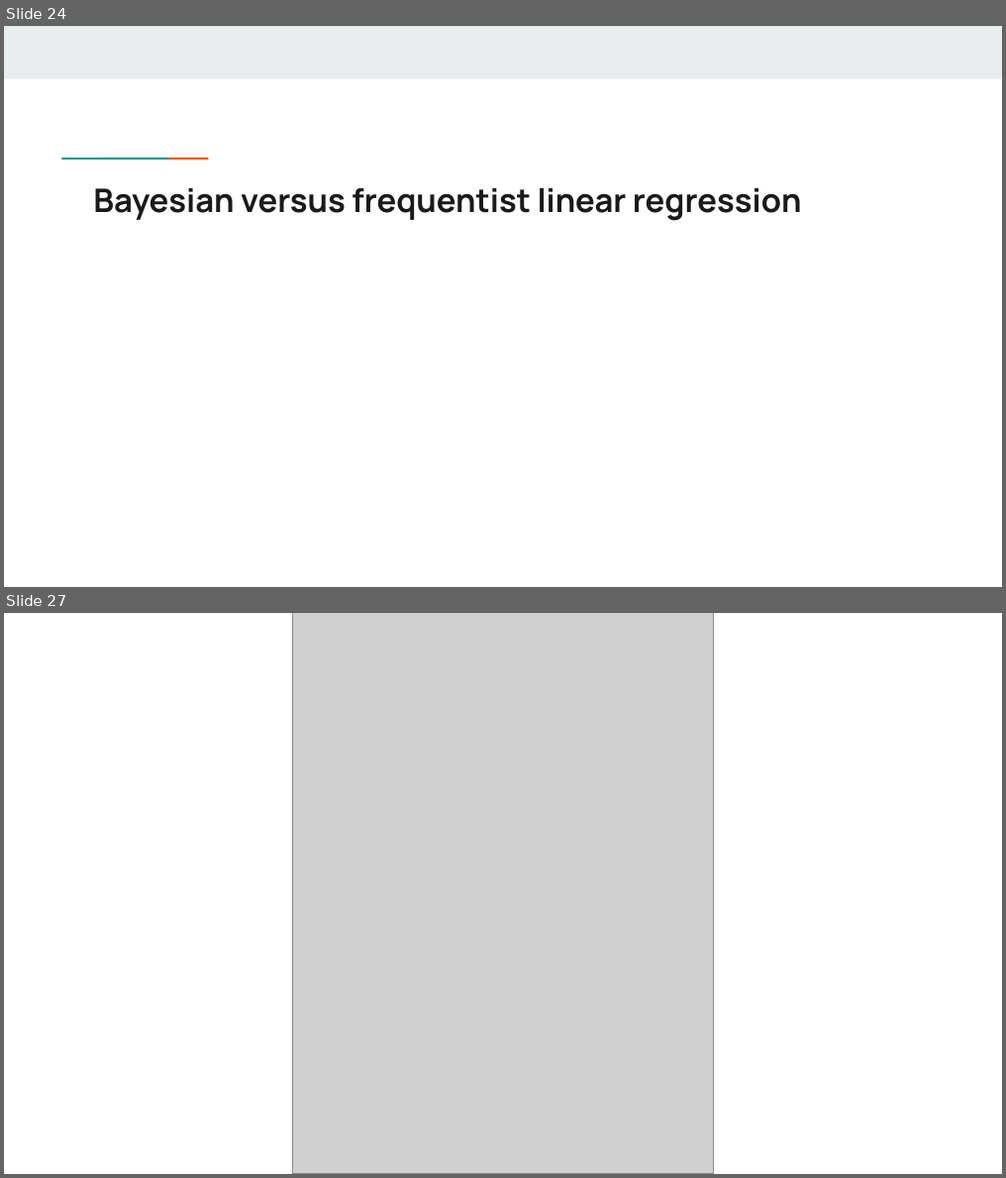
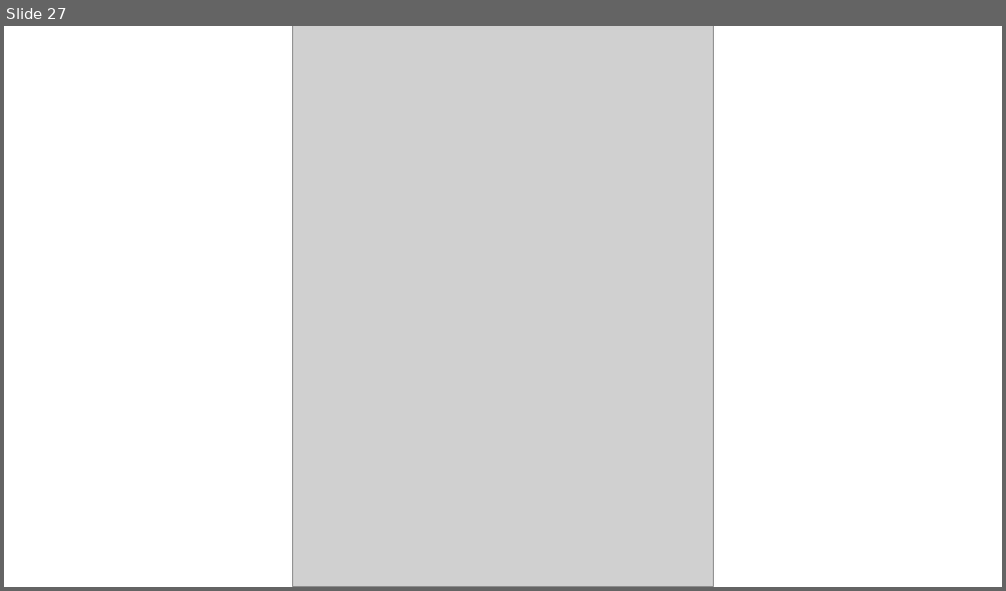
Before and after one commit to rikhuijzer/BayesianAssignment.jl, a slide deck: presentation/Bayesian assignment.pptx. Shown one above the other, each under a label of ours: slides 24 and 27 before the commit, slide 27 after it; the slides between them are not shown. The pictures are 1006x1178 and 1006x591 pixels, drawn with LibreOffice and Linux fonts; fonts in the diff are those of the drawing; grey boxes stand for pictures. Boxes give left, top, right and bottom in pixels: in the first picture for what was removed or moved away, otherwise in the second. Text is boxed around its words. In the diff, an @@ line names an element or a change of style, - is before the commit and + after.

```diff
--- a/presentation/Bayesian assignment.pptx
+++ b/presentation/Bayesian assignment.pptx
@@ slide 24 removed at bbox=[4, 26, 1002, 587], background #FFFFFF @@
@@ rectangle removed at bbox=[4, 26, 1002, 78] @@
@@ rectangle removed at bbox=[95, 156, 136, 161] @@
@@ rectangle removed at bbox=[135, 156, 175, 161] @@
@@ title removed at bbox=[93, 188, 802, 221] @@
-Bayesian versus frequentist linear regression
```
Also in this commit, not shown: 2 slides changed, 16 slides added, 5 other slides removed.
